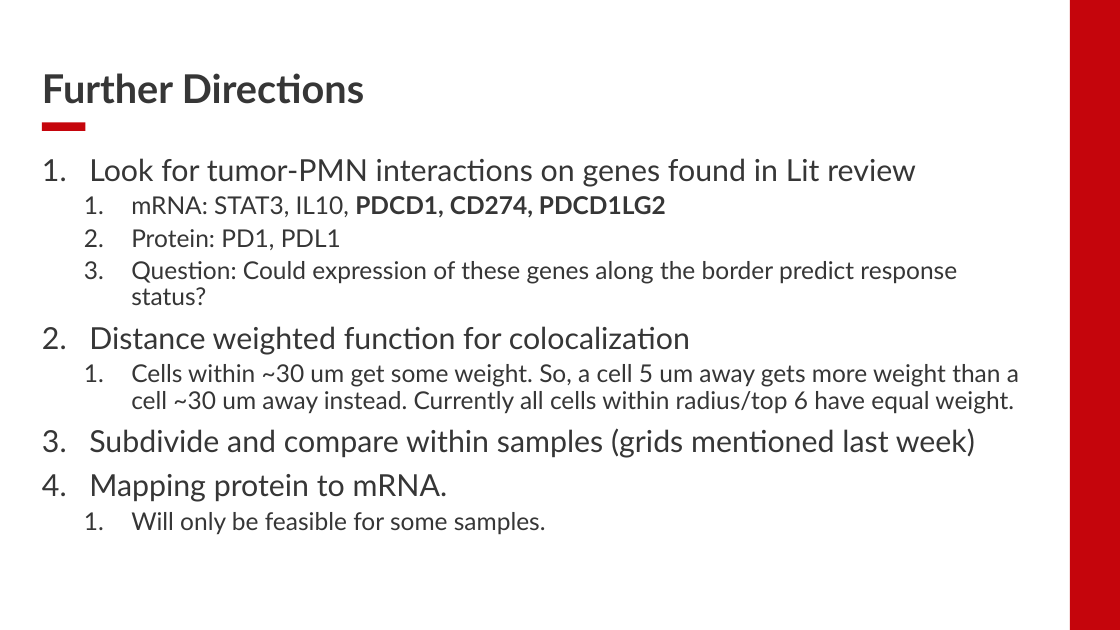
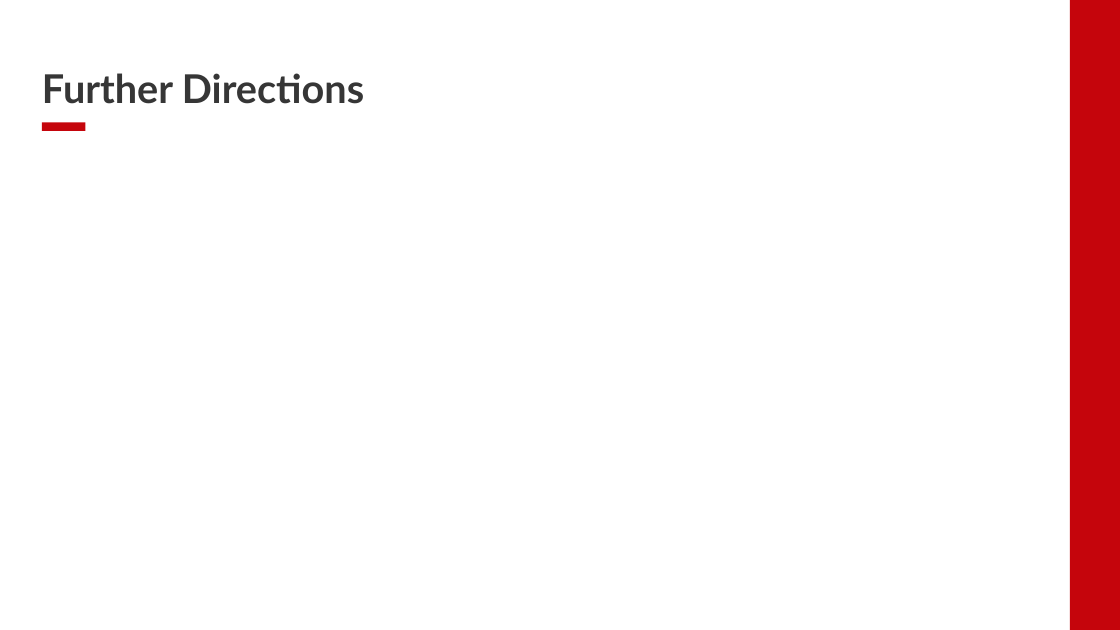
Before and after one commit to EDJohns/2025-Dinh-Lab-Research-Project, a slide deck: slide 18 of Shapiro 2025 Project/Weekly Updates/Week 6 Updates.pptx (slide 20 before the commit). Drawn at 1120x630 pixels with LibreOffice and Linux fonts; fonts in the diff are those of the drawing; background and template pictures are left out. Boxes give left, top, right and bottom in pixels: in the first picture for what was removed or moved away, otherwise in the second. Text is boxed around its words. In the diff, an @@ line names an element or a change of style, - is before the commit and + after.

Commit message:
Week 6 Day 2 Uploads

```diff
--- a/Shapiro 2025 Project/Weekly Updates/Week 6 Updates.pptx
+++ b/Shapiro 2025 Project/Weekly Updates/Week 6 Updates.pptx
@@ text removed at box(89, 158, 1019, 535) @@
-1. Look for tumor-PMN interactions on genes found in Lit review
-  1. mRNA: STAT3, IL10, PDCD1, CD274, PDCD1LG2
-  2. Protein: PD1, PDL1
-  3. Question: Could expression of these genes along the border predict response status?
-2. Distance weighted function for colocalization
-  1. Cells within ~30 um get some weight. So, a cell 5 um away gets more weight than a cell ~30 um away instead. Currently all cells within radius/top 6 have equal weight.
-3. Subdivide and compare within samples (grids mentioned last week)
-4. Mapping protein to mRNA.
-  1. Will only be feasible for some samples.
```
Also in this commit, not shown: 3 other slides changed, 7 slides added, 9 slides removed, 10 other files.
